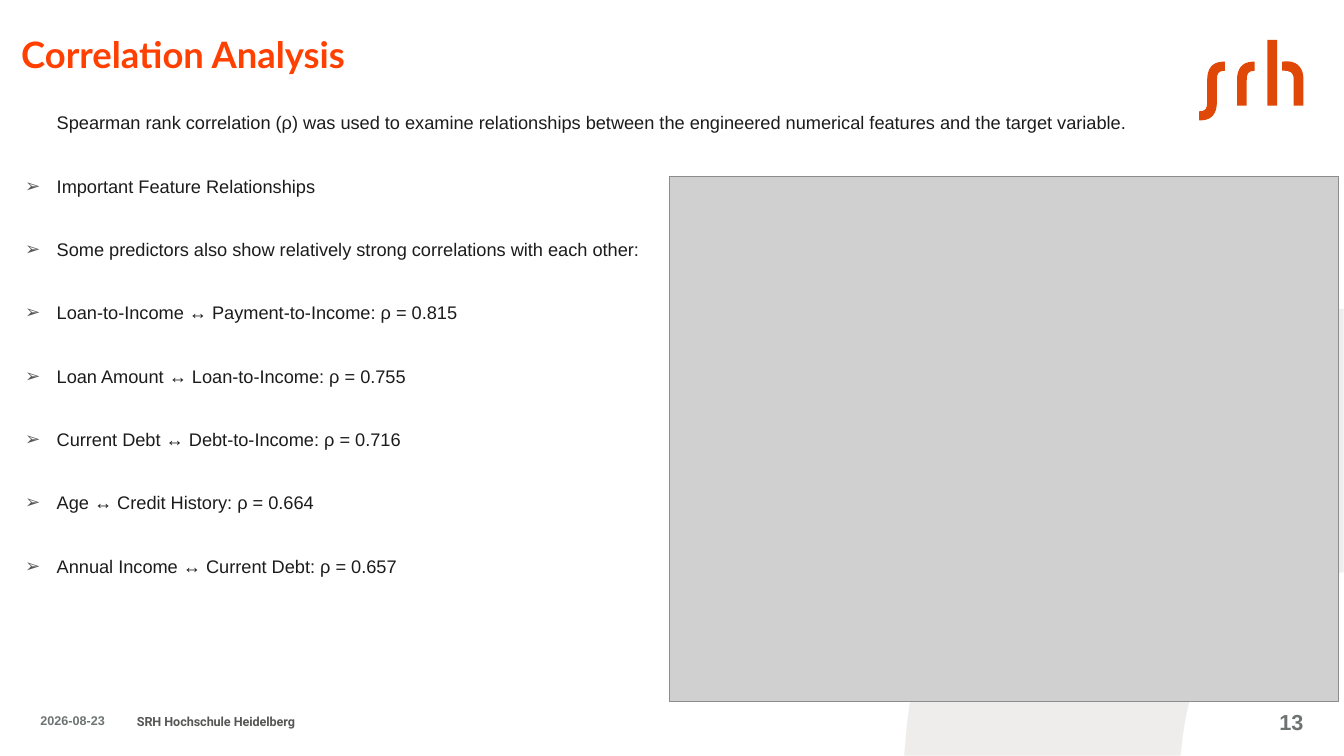
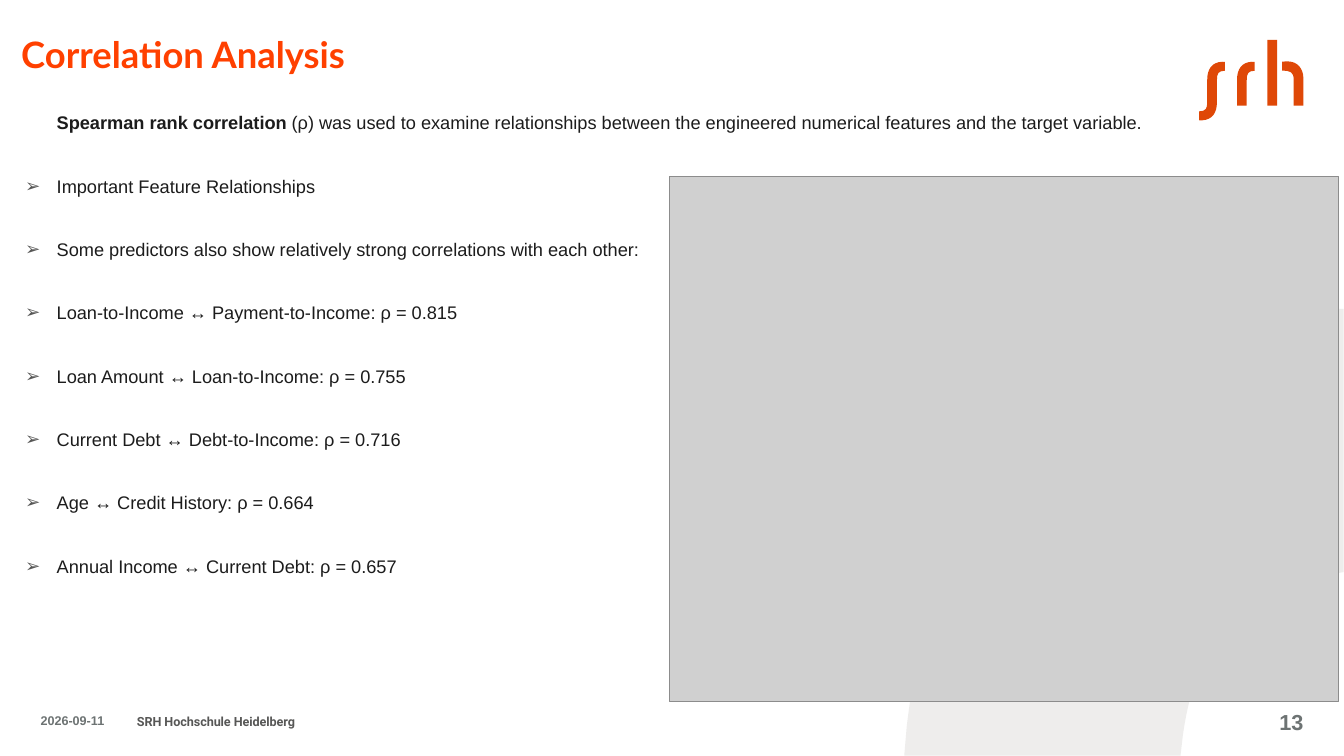
Before and after one commit to aminfeli/Thesis, a slide deck: slide 13 of 7-Presentation/presentation.pptx. Drawn at 1344x756 pixels with LibreOffice and Linux fonts; fonts in the diff are those of the drawing; grey boxes stand for pictures. Boxes give left, top, right and bottom in pixels: in the first picture for what was removed or moved away, otherwise in the second. Text is boxed around its words. In the diff, an @@ line names an element or a change of style, - is before the commit and + after.

```diff
--- a/7-Presentation/presentation.pptx
+++ b/7-Presentation/presentation.pptx
@@ text at bbox=[57, 115, 1142, 133]: bold on in "Spearman rank correlation" @@
@@ text at bbox=[41, 716, 105, 725]: text changed @@
-2026-08-23
+2026-09-11
```
Also in this commit, not shown: 33 other slides changed, 2 other files.
